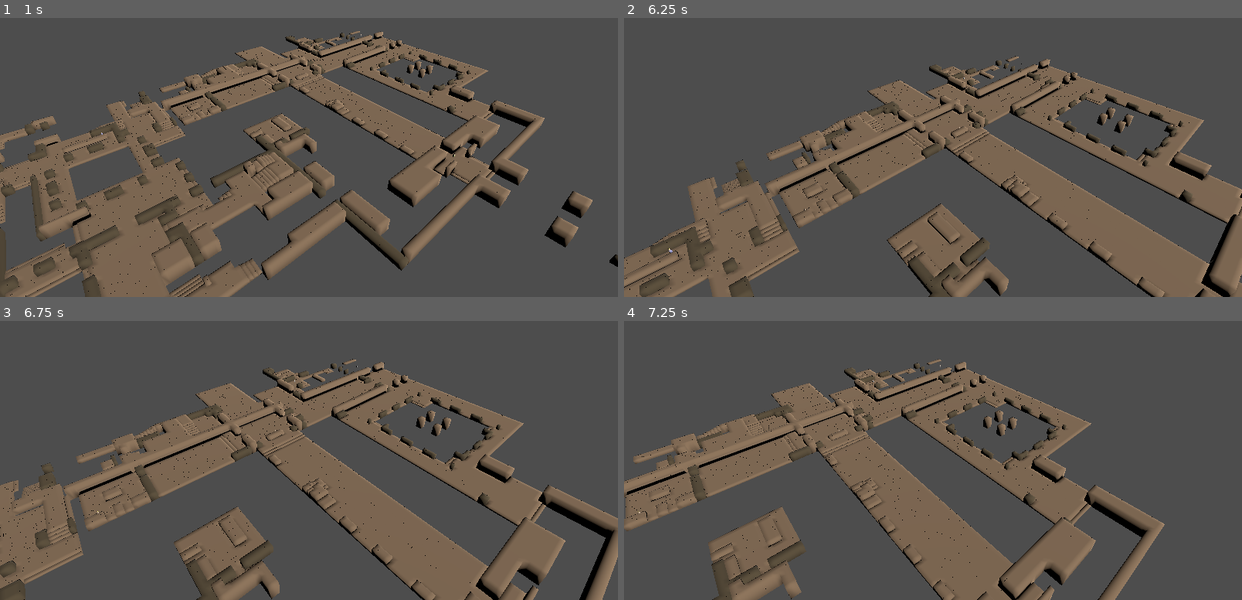
Above: before the commit, frames 1-4 (two rows, left to right).
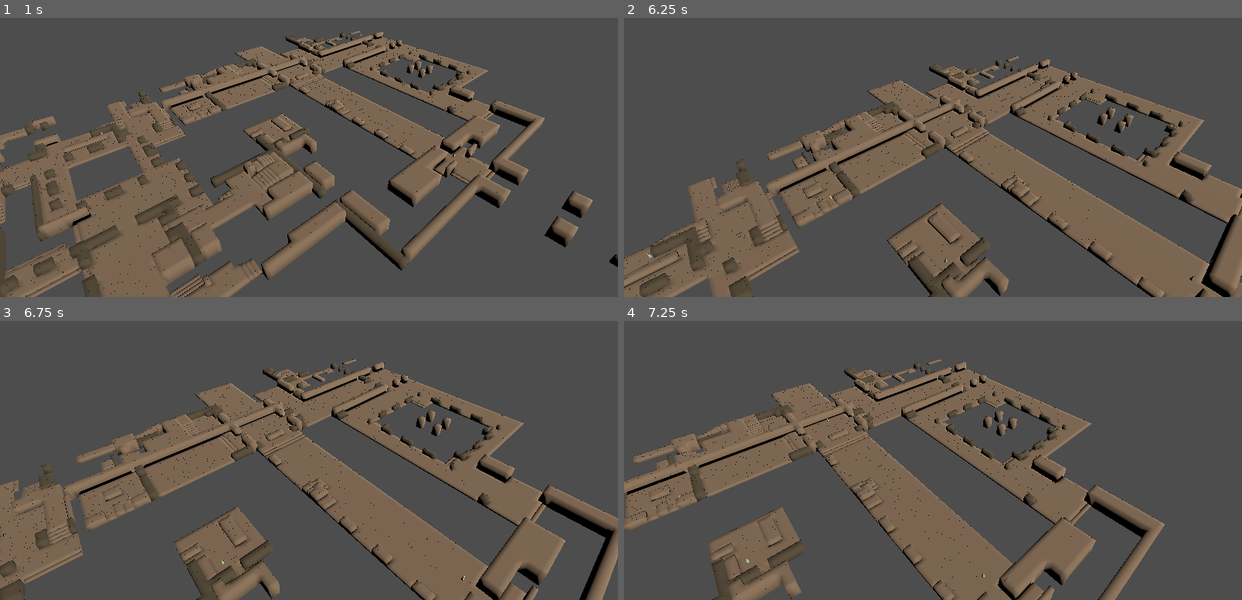
Above: after the commit, the same moments.

Repository: scorpio21/MapaInteractivoAbadia
Game: Godot game, scene res://scenes/Main3D.tscn
Same seed, same stepped clock (60 frames per second), same inputs: the game is played once before the commit and once after it. This scene is started directly instead of the project's main scene.
Inputs (mouse positions are in pixels of both pictures, inside the frame that each line leads up to):
- Up to frame 1 (1 s): tap Enter at 0.5 s; move the mouse to (278, 193) at 0.52 s; hold Up (ui_up) from 0.53 s (still down); click (278, 193) at 0.67 s
- Up to frame 2 (6.25 s): move the mouse to (1118, 174) at 1.27 s; move the mouse to (747, 71) at 2.02 s; release Up (ui_up) at 2.03 s; hold Left (ui_left) 2.03-3.53 s; move the mouse to (963, 124) at 2.77 s; click (963, 124) at 2.92 s; move the mouse to (840, 37) at 3.52 s; hold Down (ui_down) 3.53-4.28 s; move the mouse to (1068, 104) at 4.27 s; hold Right (ui_right) 4.28-5.03 s; move the mouse to (809, 140) at 5.02 s; hold Up (ui_up) 5.03-5.78 s; click (809, 140) at 5.17 s; move the mouse to (994, 45) at 5.77 s; hold Right (ui_right) from 5.78 s (still down)
- Up to frame 3 (6.75 s): keep holding Right (ui_right); move the mouse to (278, 496) at 6.52 s
- Up to frame 4 (7.25 s): keep holding Right (ui_right)

Frame 1 is identical in both runs. In frame 2, less than 0.1% of the frame differs, in the area x 3-93%, y 16-95%; in frame 3, less than 0.1%; in frame 4, less than 0.1%.
Error before the commit: Parse Error: Function "force_raycast_update()" not found in base self. (res://scripts/Personaje3D.gd:95)

Commit message:
fix: force_raycast_update() en el raycast, no en self

Diff:
--- a/scripts/Personaje3D.gd
+++ b/scripts/Personaje3D.gd
@@ -92,7 +92,7 @@
 
 	# Update raycast direction
 	ray_cast.target_position = Vector3(dir.x * 1.5, 0, dir.z * 1.5)
-	force_raycast_update()
+	ray_cast.force_raycast_update()
 
 	if ray_cast.is_colliding():
 		# Wall ahead - try sliding along it
Not shown, added: scripts/Camera3DController.gd.uid
